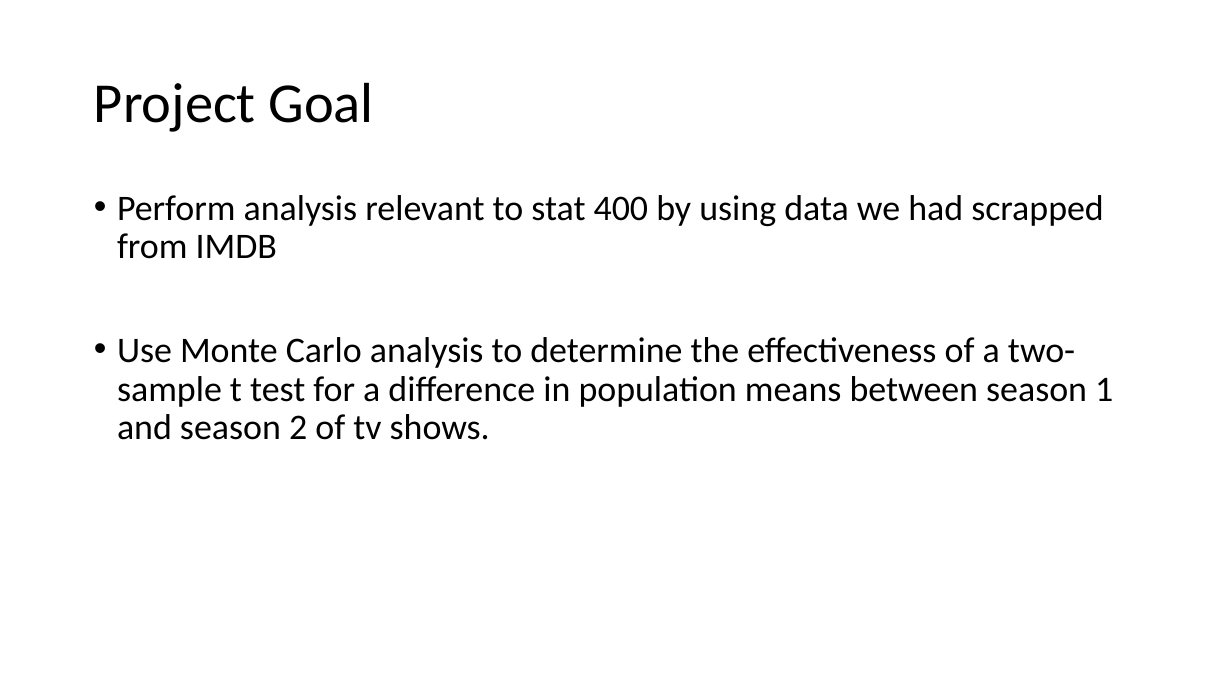
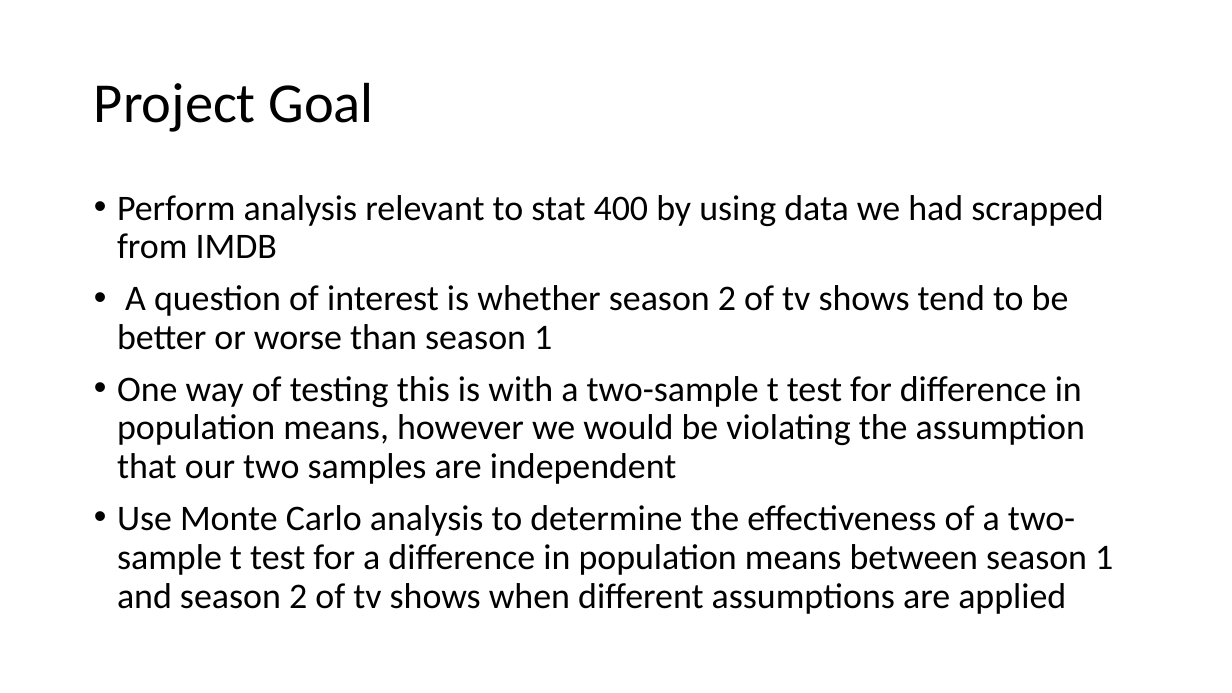
Before and after one commit to stat400-csu/project-8, a slide deck: slide 2 of 400 Presentation.pptx. Drawn at 1232x693 pixels with LibreOffice and Linux fonts; fonts in the diff are those of the drawing. Boxes give left, top, right and bottom in pixels: in the first picture for what was removed or moved away, otherwise in the second. Text is boxed around its words. In the diff, an @@ line names an element or a change of style, - is before the commit and + after.

```diff
--- a/400 Presentation.pptx
+++ b/400 Presentation.pptx
@@ text at box(117, 285, 1113, 614): text changed @@
-• Use Monte Carlo analysis to determine the effectiveness of a two-sample t test for a difference in population means between season 1 and season 2 of tv shows.
+• A question of interest is whether season 2 of tv shows tend to be better or worse than season 1
+• One way of testing this is with a two-sample t test for difference in population means, however we would be violating the assumption that our two samples are independent
+• Use Monte Carlo analysis to determine the effectiveness of a two-sample t test for a difference in population means between season 1 and season 2 of tv shows when different assumptions are applied
```
Also in this commit, not shown: 1 slide added, 1 slide removed.
